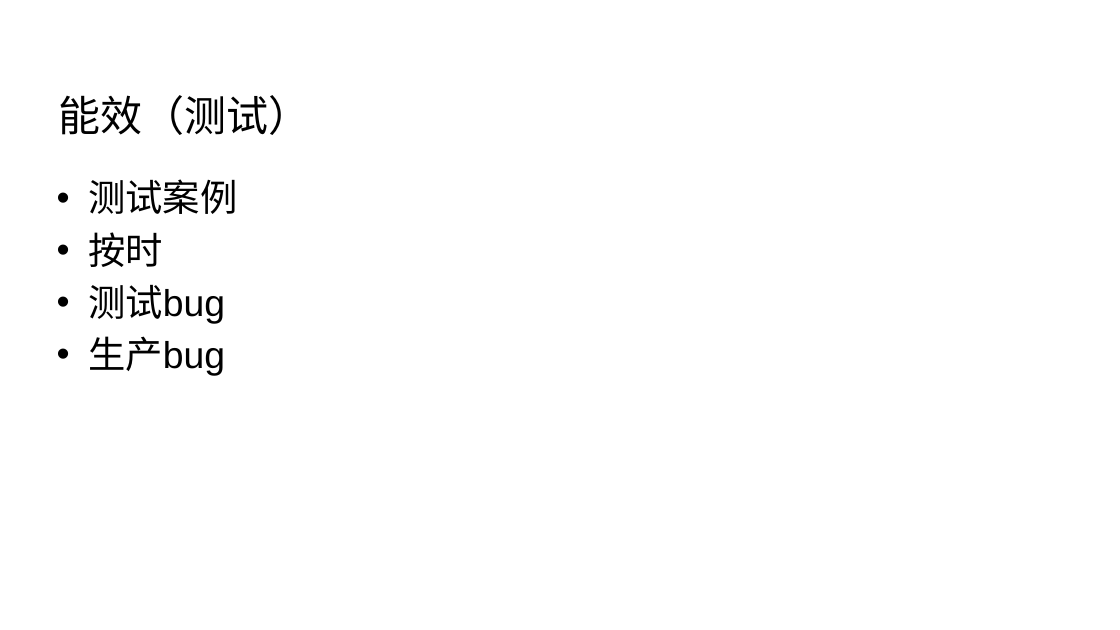
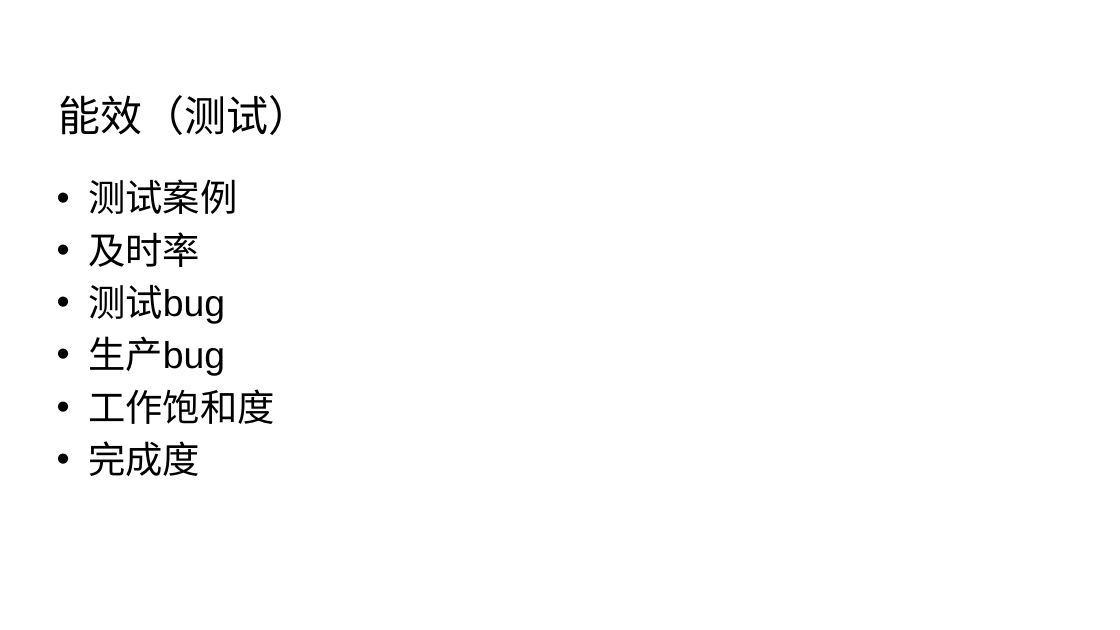
Before and after one commit to Wang-Ray/Wang-Ray.github.io, a slide deck: slide 20 of assets/attachment/关于软件架构 - v2.pptx. Drawn at 1120x630 pixels with LibreOffice and Linux fonts; fonts in the diff are those of the drawing; background and template pictures are left out. Boxes give left, top, right and bottom in pixels: in the first picture for what was removed or moved away, otherwise in the second. Text is boxed around its words. In the diff, an @@ line names an element or a change of style, - is before the commit and + after.

```diff
--- a/assets/attachment/关于软件架构 - v2.pptx
+++ b/assets/attachment/关于软件架构 - v2.pptx
@@ text at (88, 232, 200, 267): text changed @@
-• 按时
+• 及时率
@@ text at (88, 389, 275, 476): paragraphs added @@
+• 工作饱和度
+• 完成度
```
Also in this commit, not shown: 3 other slides changed.
